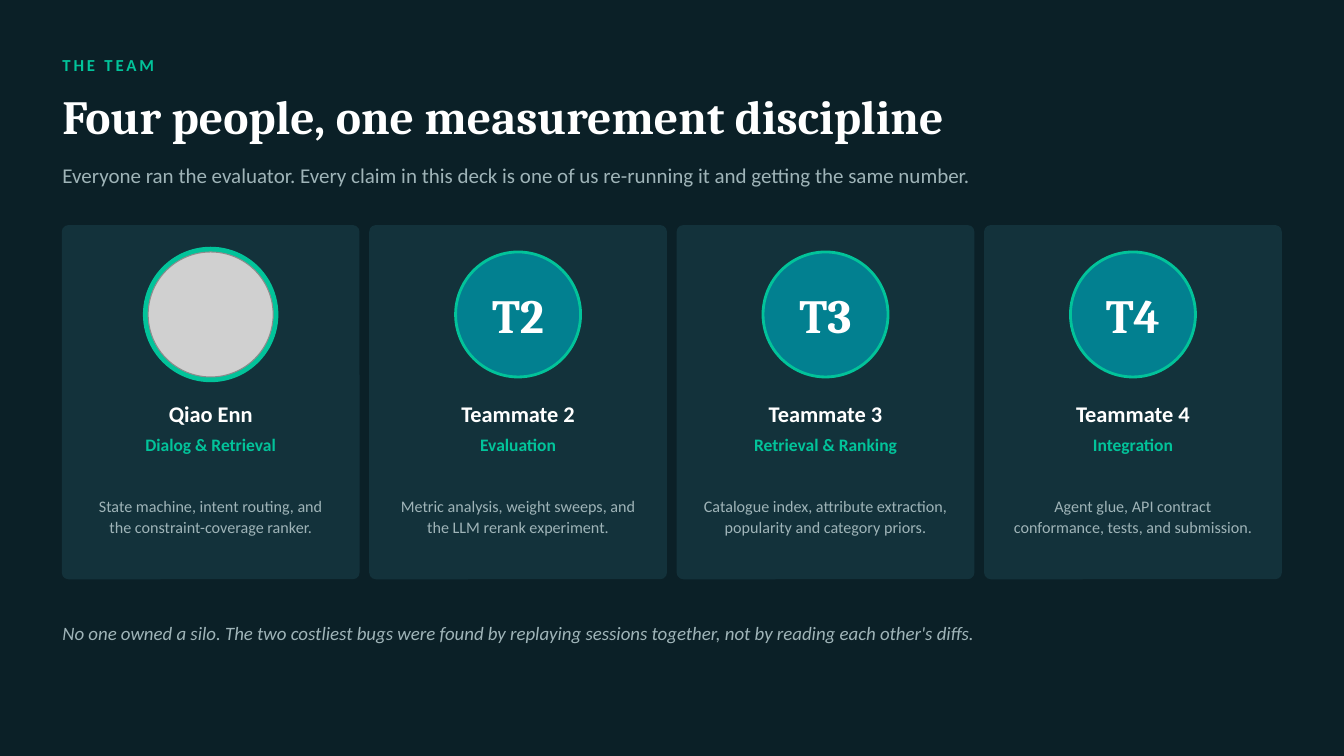
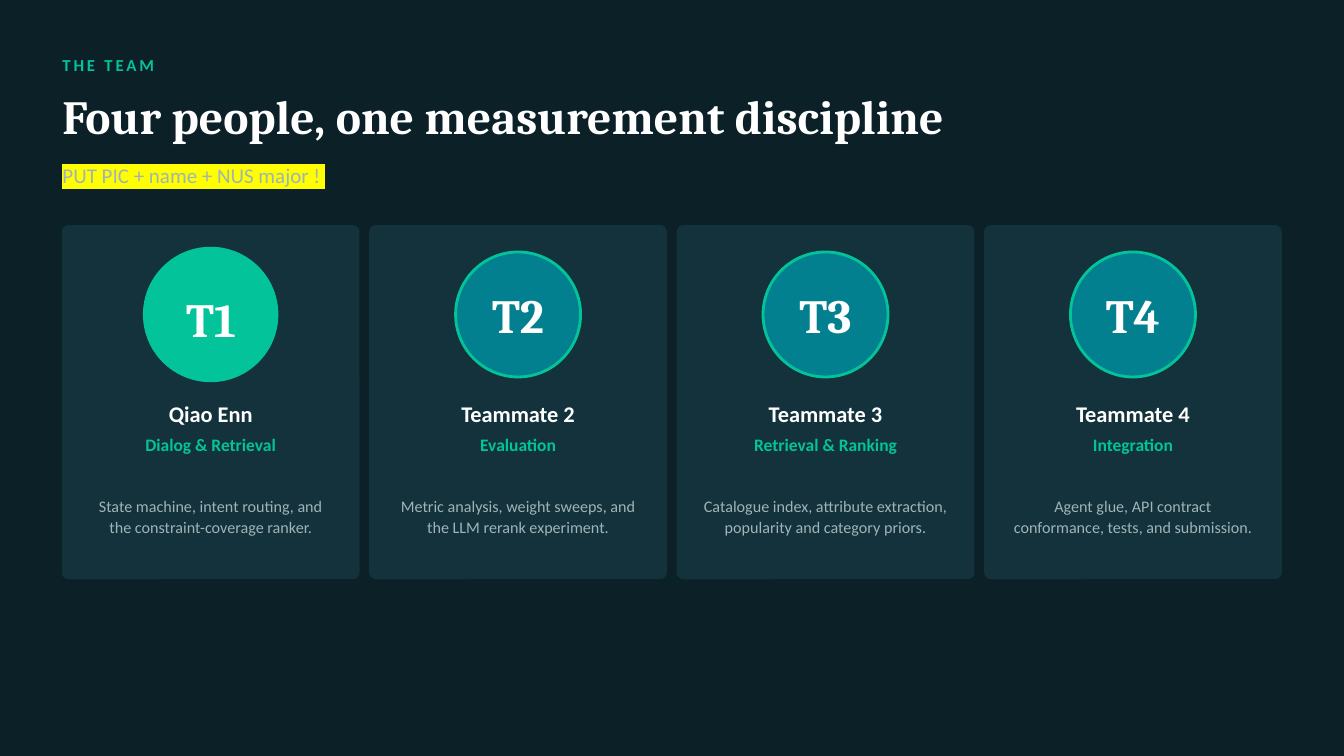
Before and after one commit to yongc0/nailong---TikTok-TechJam-2026, a slide deck: slide 12 of deck/nailong-shopping-copilot.pptx. Drawn at 1344x756 pixels with LibreOffice and Linux fonts; fonts in the diff are those of the drawing; grey boxes stand for pictures. Boxes give left, top, right and bottom in pixels: in the first picture for what was removed or moved away, otherwise in the second. Text is boxed around its words. In the diff, an @@ line names an element or a change of style, - is before the commit and + after.

```diff
--- a/deck/nailong-shopping-copilot.pptx
+++ b/deck/nailong-shopping-copilot.pptx
@@ text at <box>62,168,308,190</box>: text changed @@
-Everyone ran the evaluator. Every claim in this deck is one of us re-running it and getting the same number.
+PUT PIC + name + NUS major !
@@ picture removed at <box>148,252,273,377</box> @@
@@ text added at <box>186,305,236,337</box>, 34 pt, text #FFFFFF, bold @@
+T1
@@ text removed at <box>62,627,974,643</box> @@
-No one owned a silo. The two costliest bugs were found by replaying sessions together, not by reading each other's diffs.
```
Also in this commit, not shown: 1 other slide changed, 3 other files.
